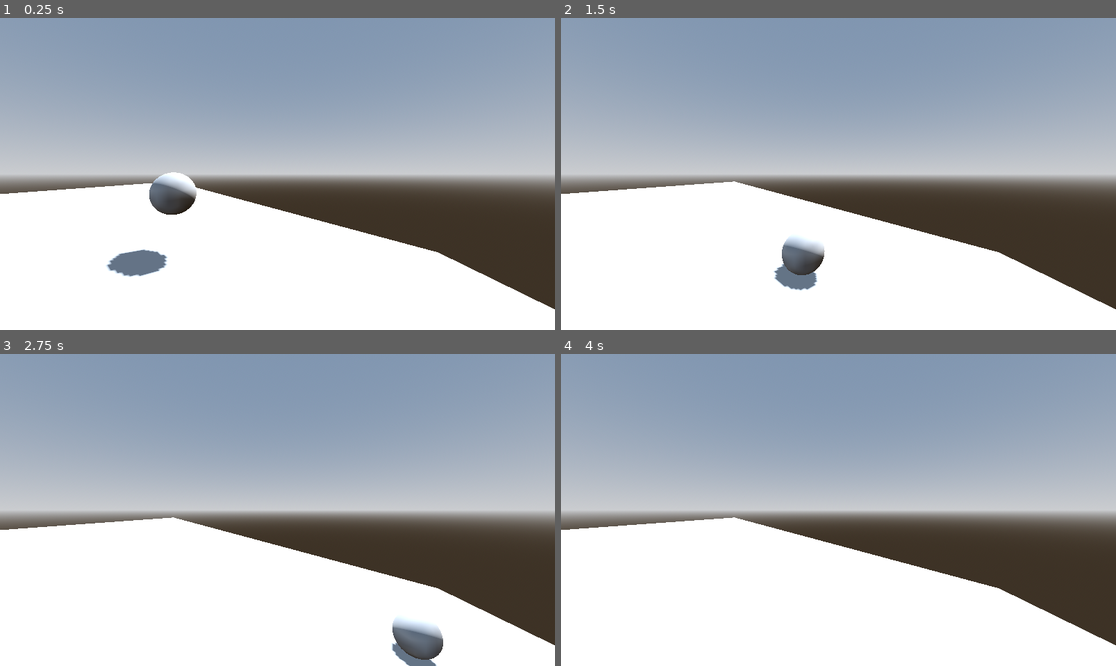
Above: before the commit, frames 1-4 (two rows, left to right).
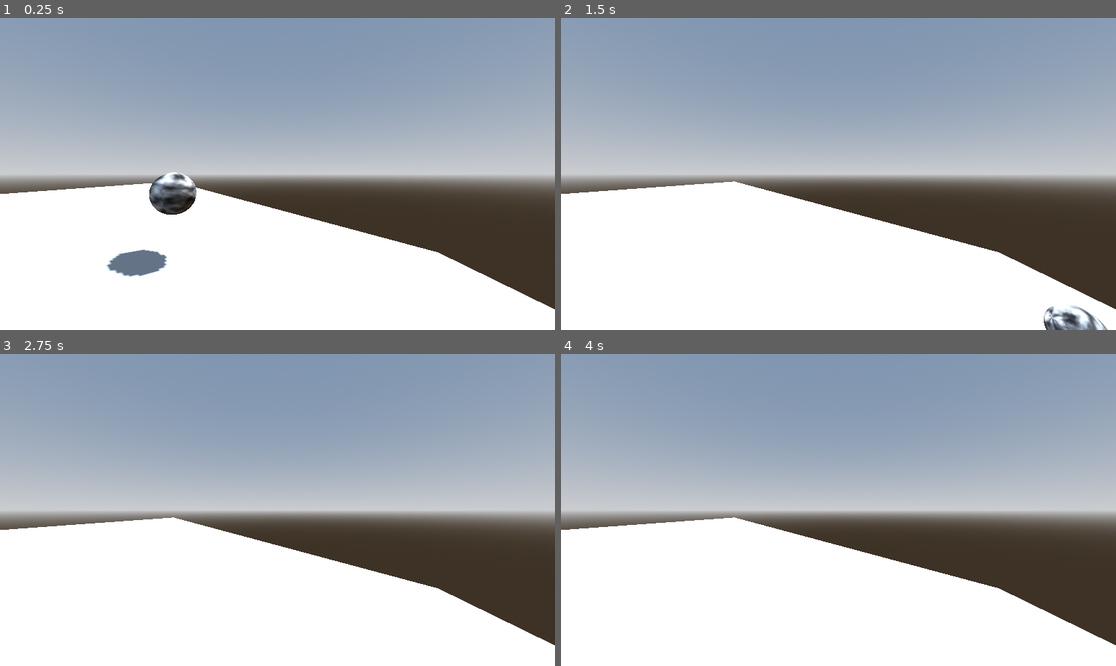
Above: after the commit, the same moments.

Repository: markusrf/gamejam-2025-11
Game: Godot game, scene res://test_level.tscn
Two runs of this game, one before a commit and one after it. Both use one fixed random seed, a clock stepped at 60 frames per second and the inputs below. The project has no main scene, so this scene is started directly.
Inputs:
- Up to frame 1 (0.25 s): no input
- Up to frame 2 (1.5 s): hold D (move_right, bound only after the commit) 0.53-1.28 s; hold S (move_back, bound only after the commit) from 1.28 s (still down)
- Up to frame 3 (2.75 s): release S (move_back, bound only after the commit) at 2.03 s; hold D (move_right, bound only after the commit) from 2.03 s (still down)
- Up to frame 4 (4 s): release D (move_right, bound only after the commit) at 2.78 s; hold W (move_forward, bound only after the commit) 2.78-3.53 s; hold A (move_left, bound only after the commit) from 3.53 s (still down)

The runs differ from the first frame. In frame 1, 0.4% of the frame differs, in the area x 26-36%, y 49-63%; in frame 2, 1.7%, in the area x 38-99%, y 70-100%; in frame 3, 1.1%; in frame 4, nothing differs.

Commit message:
feat/speeeeeeen

Diff:
--- /dev/null
+++ b/game-jam-full-circle/frog.gd
@@ -0,0 +1,35 @@
+extends RigidBody3D
+
+@export var move_force: float = 20.0
+
+func _physics_process(delta: float) -> void:
+	var input_vector = Vector2.ZERO
+
+	if Input.is_action_pressed("move_forward"):
+		input_vector.y -= 1.0
+	if Input.is_action_pressed("move_back"):
+		input_vector.y += 1.0
+	if Input.is_action_pressed("move_left"):
+		input_vector.x -= 1.0
+	if Input.is_action_pressed("move_right"):
+		input_vector.x += 1.0
+
+	if input_vector.length() > 0:
+		input_vector = input_vector.normalized()
+
+
+	var direction = Vector3.ZERO
+	direction.x = input_vector.x
+	direction.z = input_vector.y
+
+	if(direction != Vector3.ZERO):
+		apply_central_force(direction * move_force)
+
+# Called when the node enters the scene tree for the first time.
+func _ready() -> void:
+	pass # Replace with function body.
+
+
+# Called every frame. 'delta' is the elapsed time since the previous frame.
+func _process(delta: float) -> void:
+	pass
--- a/game-jam-full-circle/frog.tscn
+++ b/game-jam-full-circle/frog.tscn
@@ -1,10 +1,25 @@
-[gd_scene load_steps=3 format=3 uid="uid://bxy6c7rmssnpy"]
+[gd_scene load_steps=8 format=3 uid="uid://bxy6c7rmssnpy"]
+
+[ext_resource type="Script" uid="uid://d17ahs40ypfb0" path="res://frog.gd" id="1_whe2r"]
+
+[sub_resource type="PhysicsMaterial" id="PhysicsMaterial_gyfqy"]
+
+[sub_resource type="FastNoiseLite" id="FastNoiseLite_gyfqy"]
+
+[sub_resource type="NoiseTexture2D" id="NoiseTexture2D_whe2r"]
+noise = SubResource("FastNoiseLite_gyfqy")
+
+[sub_resource type="StandardMaterial3D" id="StandardMaterial3D_6ekd3"]
+albedo_texture = SubResource("NoiseTexture2D_whe2r")
 
 [sub_resource type="SphereMesh" id="SphereMesh_cbx31"]
+material = SubResource("StandardMaterial3D_6ekd3")
 
 [sub_resource type="SphereShape3D" id="SphereShape3D_x8fbi"]
 
 [node name="Ball" type="RigidBody3D"]
+physics_material_override = SubResource("PhysicsMaterial_gyfqy")
+script = ExtResource("1_whe2r")
 
 [node name="MeshInstance3D" type="MeshInstance3D" parent="."]
 mesh = SubResource("SphereMesh_cbx31")
--- a/game-jam-full-circle/project.godot
+++ b/game-jam-full-circle/project.godot
@@ -14,6 +14,29 @@
 config/features=PackedStringArray("4.5", "GL Compatibility")
 config/icon="res://icon.svg"
 
+[input]
+
+move_forward={
+"deadzone": 0.2,
+"events": [Object(InputEventKey,"resource_local_to_scene":false,"resource_name":"","device":0,"window_id":0,"alt_pressed":false,"shift_pressed":false,"ctrl_pressed":false,"meta_pressed":false,"pressed":false,"keycode":0,"physical_keycode":87,"key_label":0,"unicode":0,"location":0,"echo":false,"script":null)
+]
+}
+move_back={
+"deadzone": 0.2,
+"events": [Object(InputEventKey,"resource_local_to_scene":false,"resource_name":"","device":-1,"window_id":0,"alt_pressed":false,"shift_pressed":false,"ctrl_pressed":false,"meta_pressed":false,"pressed":false,"keycode":0,"physical_keycode":83,"key_label":0,"unicode":115,"location":0,"echo":false,"script":null)
+]
+}
+move_left={
+"deadzone": 0.2,
+"events": [Object(InputEventKey,"resource_local_to_scene":false,"resource_name":"","device":-1,"window_id":0,"alt_pressed":false,"shift_pressed":false,"ctrl_pressed":false,"meta_pressed":false,"pressed":false,"keycode":0,"physical_keycode":65,"key_label":0,"unicode":97,"location":0,"echo":false,"script":null)
+]
+}
+move_right={
+"deadzone": 0.2,
+"events": [Object(InputEventKey,"resource_local_to_scene":false,"resource_name":"","device":-1,"window_id":0,"alt_pressed":false,"shift_pressed":false,"ctrl_pressed":false,"meta_pressed":false,"pressed":false,"keycode":0,"physical_keycode":68,"key_label":0,"unicode":100,"location":0,"echo":false,"script":null)
+]
+}
+
 [rendering]
 
 renderer/rendering_method="gl_compatibility"
--- a/game-jam-full-circle/test_level.tscn
+++ b/game-jam-full-circle/test_level.tscn
@@ -13,6 +13,8 @@
 background_mode = 2
 sky = SubResource("Sky_1c2mv")
 tonemap_mode = 2
+
+[sub_resource type="PhysicsMaterial" id="PhysicsMaterial_gojnm"]
 
 [sub_resource type="PlaneMesh" id="PlaneMesh_1c2mv"]
 size = Vector2(20, 20)
@@ -31,6 +33,7 @@
 
 [node name="StaticBody3D" type="StaticBody3D" parent="."]
 transform = Transform3D(0.9659258, 0.25881904, 0, -0.25881904, 0.9659258, 0, 0, 0, 1, 0, 0, 0)
+physics_material_override = SubResource("PhysicsMaterial_gojnm")
 
 [node name="MeshInstance3D" type="MeshInstance3D" parent="StaticBody3D"]
 mesh = SubResource("PlaneMesh_1c2mv")
Not shown, added: game-jam-full-circle/frog.gd.uid
Not shown: 1 places in game-jam-full-circle/test_level.tscn that only renumber resources
